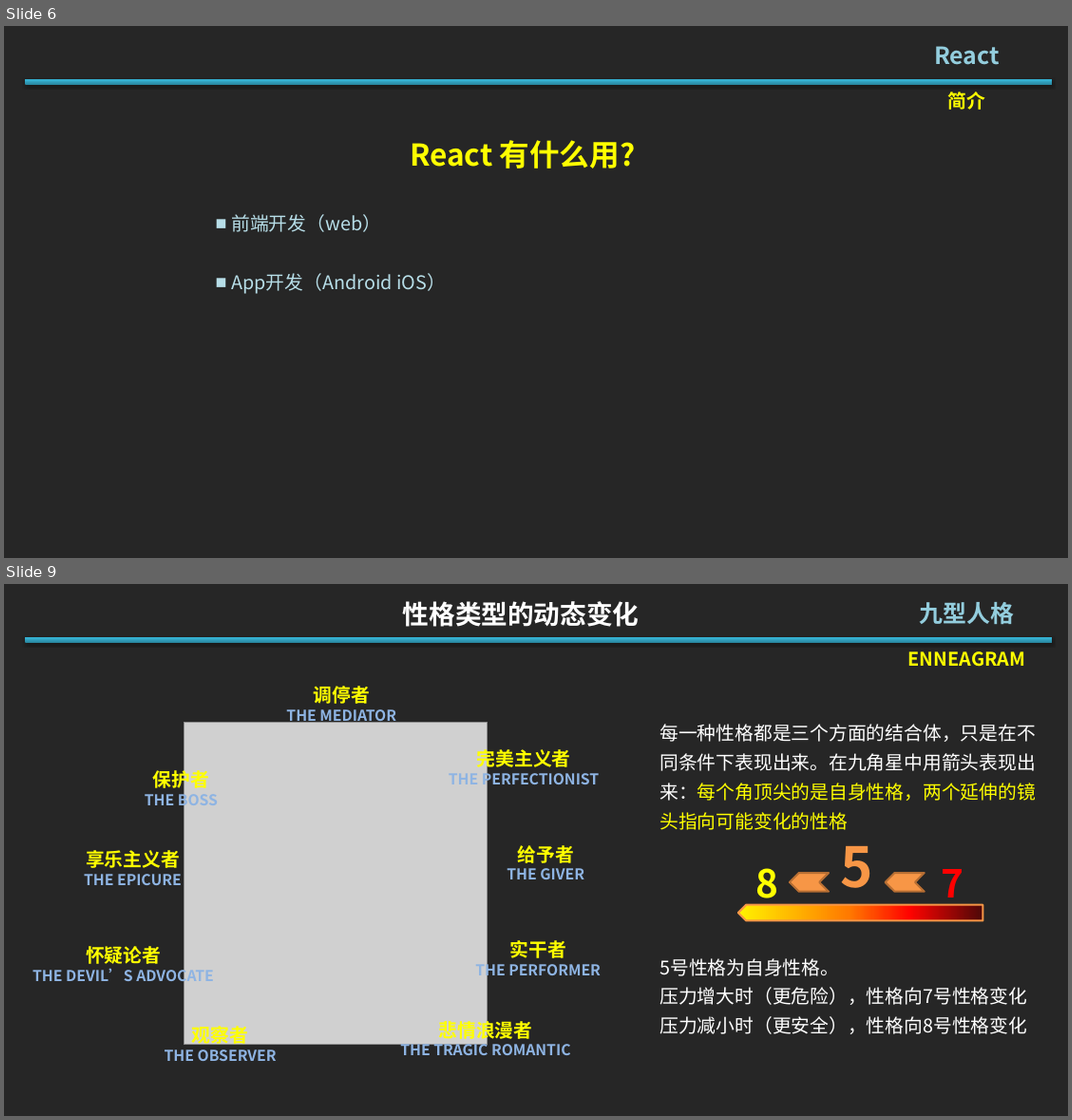
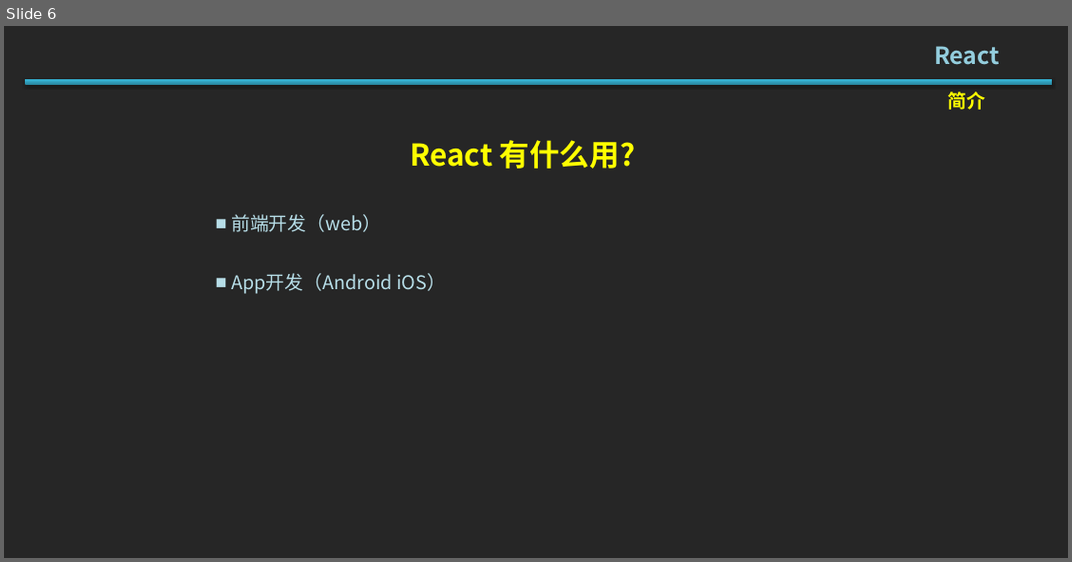
Before and after one commit to Jiepeixuan/Share, a slide deck: React/React.pptx. Shown one above the other, each under a label of ours: slides 6 and 9 before the commit, slide 6 after it; the slides between them are not shown. The pictures are 1072x1120 and 1072x562 pixels, drawn with LibreOffice and Linux fonts; fonts in the diff are those of the drawing; grey boxes stand for pictures. Boxes give left, top, right and bottom in pixels: in the first picture for what was removed or moved away, otherwise in the second. Text is boxed around its words. In the diff, an @@ line names an element or a change of style, - is before the commit and + after.

```diff
--- a/React/React.pptx
+++ b/React/React.pptx
@@ slide 9 removed at (4, 584, 1068, 1116), background #262626 @@
@@ text removed at (403, 601, 640, 627) @@
-性格类型的动态变化
@@ title removed at (920, 602, 1015, 625) @@
-九型人格
@@ rectangle removed at (26, 637, 1053, 643) @@
@@ text removed at (908, 651, 1025, 667) @@
-ENNEAGRAM
@@ text removed at (286, 686, 396, 726) @@
-调停者
-THE MEDIATOR
@@ picture removed at (184, 723, 488, 1045) @@
@@ text removed at (477, 746, 599, 789) @@
-完美主义者
-THE PERFECTIONIST
@@ text removed at (660, 753, 1036, 830) @@
-每一种性格都是三个方面的结合体，只是在不同条件下表现出来。在九角星中用箭头表现出来：每个角顶尖的是自身性格，两个延伸的镜头指向可能变化的性格
@@ text removed at (145, 767, 218, 810) @@
-保护者
-THE BOSS
@@ text removed at (86, 850, 430, 1060) @@
-享乐主义者
-THE EPICURE
@@ text removed at (475, 845, 574, 980) @@
-给予者
-THE GIVER
@@ group removed at (738, 846, 982, 921): 3 texts, 2 chevrons, 1 pentagon arrow @@
-5
-8
-7
@@ text removed at (32, 946, 214, 986) @@
-怀疑论者
-THE DEVIL’S ADVOCATE
@@ text removed at (508, 940, 601, 975) @@
-实干者
-THE PERFORMER
@@ text removed at (660, 958, 1027, 1034) @@
-5号性格为自身性格。
-压力增大时（更危险），性格向7号性格变化
-压力减小时（更安全），性格向8号性格变化
@@ text removed at (165, 1023, 277, 1061) @@
-观察者
-THE OBSERVER
@@ text removed at (433, 1017, 571, 1060) @@
-悲情浪漫者
-THE TRAGIC ROMANTIC
```
Also in this commit, not shown: 3 slides changed, 4 slides added, 20 other slides removed, 4 other files.
